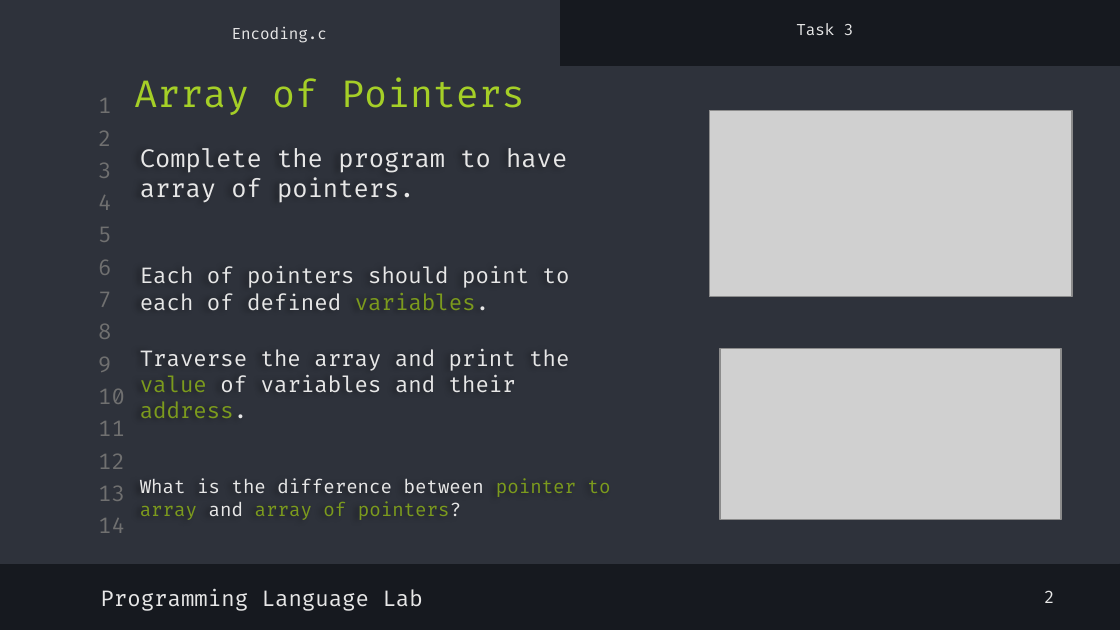
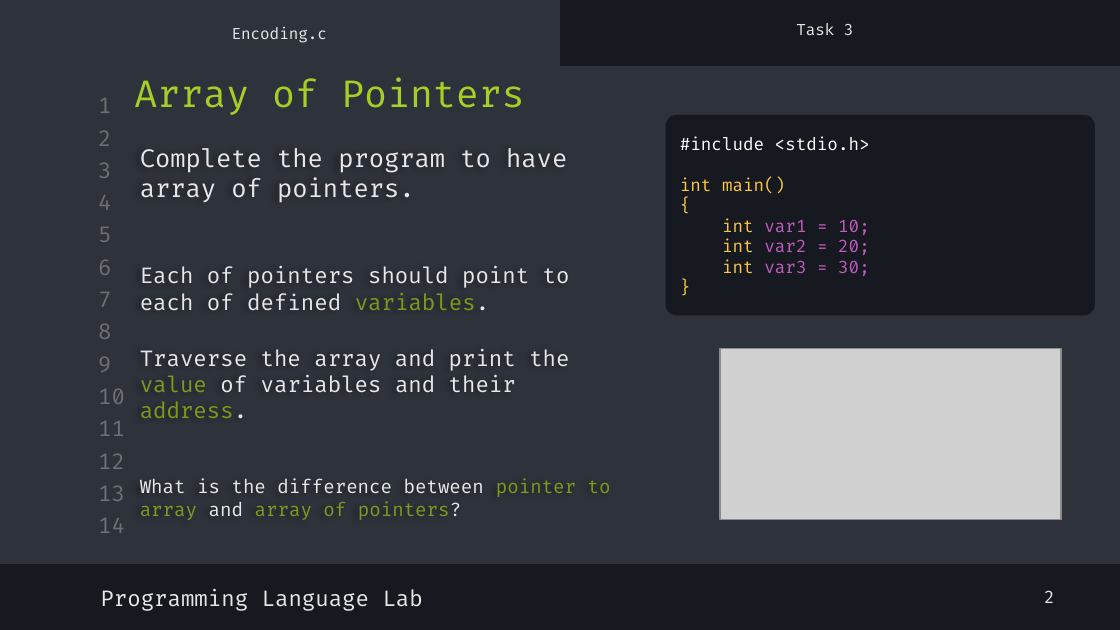
Before and after one commit to shayan-naghizadeh/C-Lab-AUT, a slide deck: slide 8 of slides/8.Pointer_1/Pointer_1.pptx. Drawn at 1120x630 pixels with LibreOffice and Linux fonts; fonts in the diff are those of the drawing; grey boxes stand for pictures. Boxes give left, top, right and bottom in pixels: in the first picture for what was removed or moved away, otherwise in the second. Text is boxed around its words. In the diff, an @@ line names an element or a change of style, - is before the commit and + after.

```diff
--- a/slides/8.Pointer_1/Pointer_1.pptx
+++ b/slides/8.Pointer_1/Pointer_1.pptx
@@ rounded rectangle added at <box>665,115,1094,316</box>, fill #16191F, 11 pt, text #C15BC1 @@
+#include <stdio.h>
+int main()
+{
+int var1 = 10;
+int var2 = 20;
+int var3 = 30;
+}
@@ picture removed at <box>709,111,1072,297</box> @@
```
Also in this commit, not shown: 3 other slides changed.
